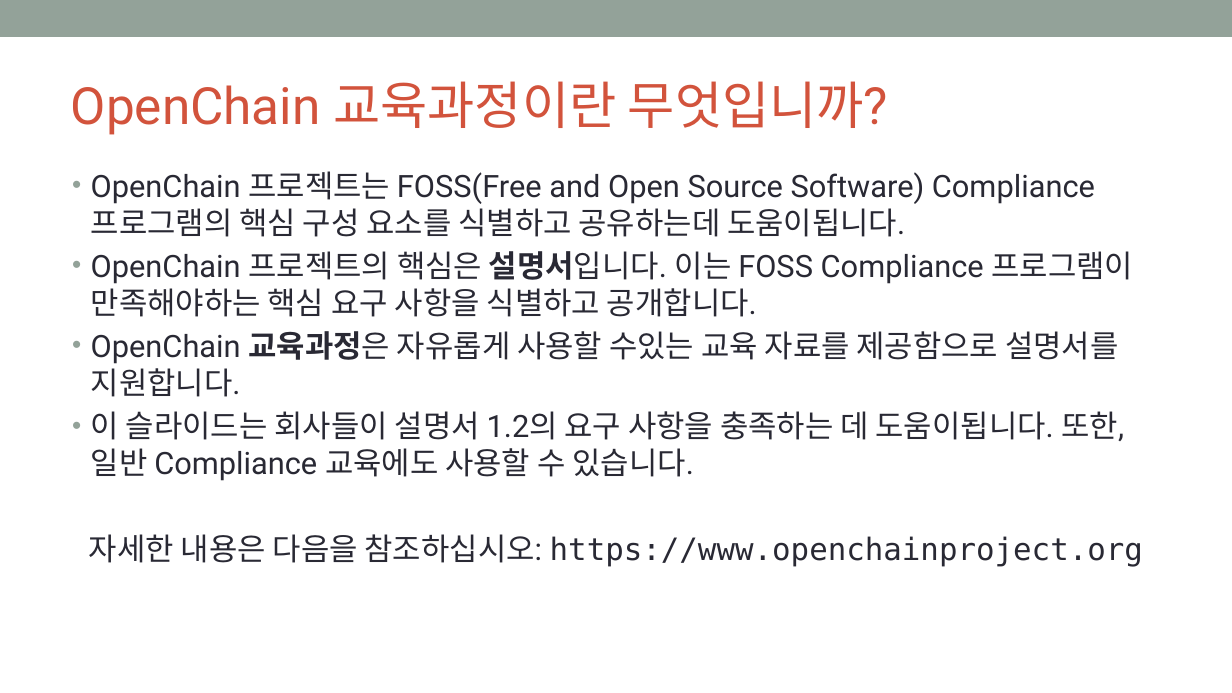
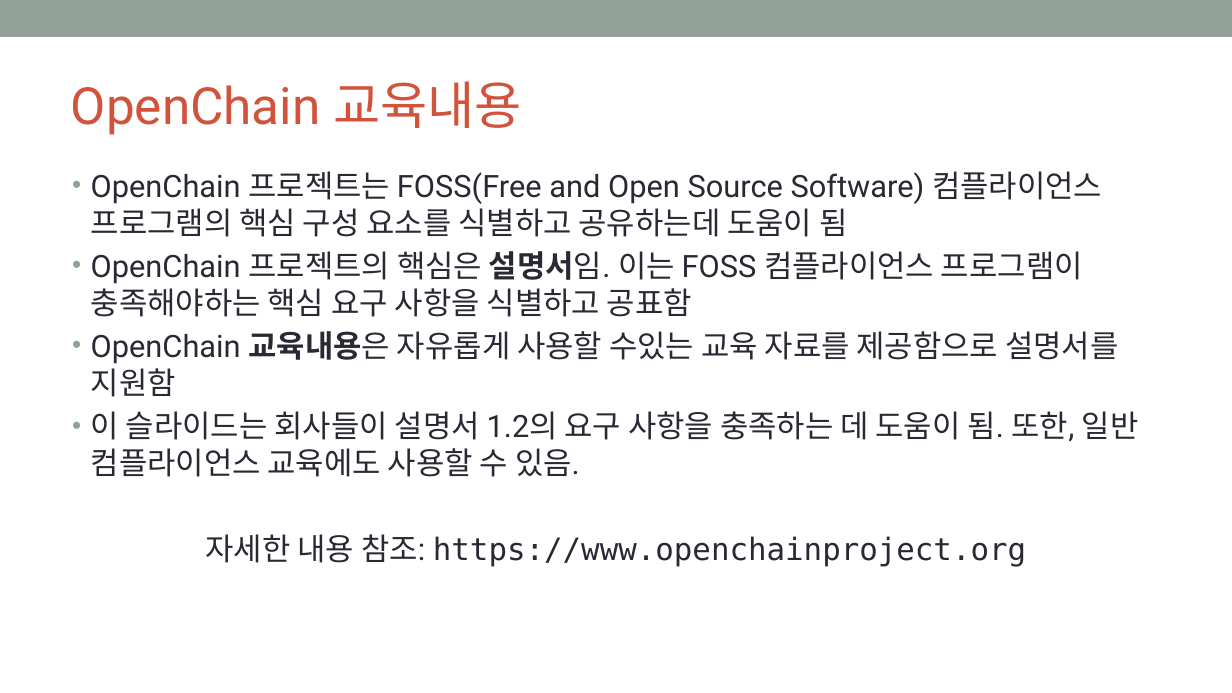
Before and after one commit to OpenChain-KWG/Curriculum-Translation-KR, a slide deck: slide 2 of target/slides/openchain-curriculum-for-1-1.pptx. Drawn at 1232x693 pixels with LibreOffice and Linux fonts; fonts in the diff are those of the drawing; background and template pictures are left out. Boxes give left, top, right and bottom in pixels: in the first picture for what was removed or moved away, otherwise in the second. Text is boxed around its words. In the diff, an @@ line names an element or a change of style, - is before the commit and + after.

```diff
--- a/target/slides/openchain-curriculum-for-1-1.pptx
+++ b/target/slides/openchain-curriculum-for-1-1.pptx
@@ title at bbox=[71, 81, 522, 135]: text changed @@
-OpenChain 교육과정이란 무엇입니까?
+OpenChain 교육내용
@@ text at bbox=[91, 171, 1139, 567]: text changed @@
-• OpenChain 프로젝트는 FOSS(Free and Open Source Software) Compliance 프로그램의 핵심 구성 요소를 식별하고 공유하는데 도움이됩니다.
-• OpenChain 프로젝트의 핵심은 설명서입니다. 이는 FOSS Compliance 프로그램이 만족해야하는 핵심 요구 사항을 식별하고 공개합니다.
-• OpenChain 교육과정은 자유롭게 사용할 수있는 교육 자료를 제공함으로 설명서를 지원합니다.
-• 이 슬라이드는 회사들이 설명서 1.2의 요구 사항을 충족하는 데 도움이됩니다. 또한, 일반 Compliance 교육에도 사용할 수 있습니다.
-자세한 내용은 다음을 참조하십시오: https://www.openchainproject.org
+• OpenChain 프로젝트는 FOSS(Free and Open Source Software) 컴플라이언스 프로그램의 핵심 구성 요소를 식별하고 공유하는데 도움이 됨
+• OpenChain 프로젝트의 핵심은 설명서임. 이는 FOSS 컴플라이언스 프로그램이 충족해야하는 핵심 요구 사항을 식별하고 공표함
+• OpenChain 교육내용은 자유롭게 사용할 수있는 교육 자료를 제공함으로 설명서를 지원함
+• 이 슬라이드는 회사들이 설명서 1.2의 요구 사항을 충족하는 데 도움이 됨. 또한, 일반 컴플라이언스 교육에도 사용할 수 있음.
+자세한 내용 참조: https://www.openchainproject.org
```
Also in this commit, not shown: 53 other slides changed, 14 slides added, 14 slides removed, 8 other files.
